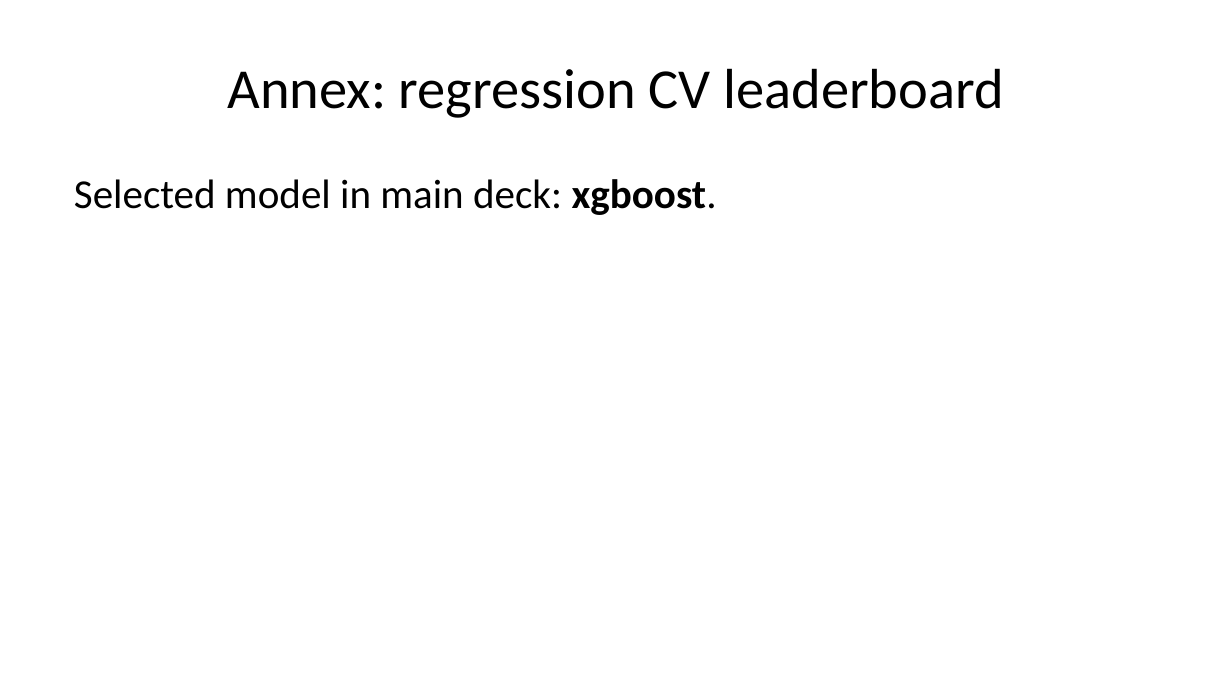
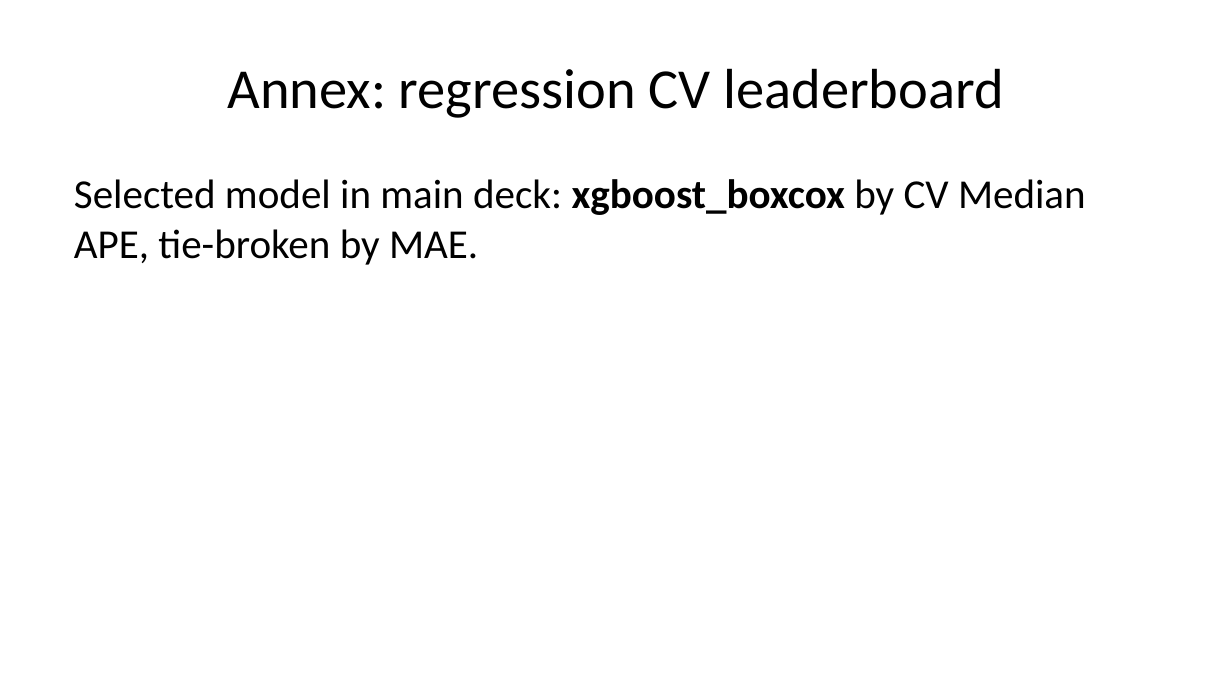
Before and after one commit to mrbungie/mib_cars_analysis, a slide deck: slide 44 of slidedeck/presentation.pptx (slide 33 before the commit). Drawn at 1232x693 pixels with LibreOffice and Linux fonts; fonts in the diff are those of the drawing. Boxes give left, top, right and bottom in pixels: in the first picture for what was removed or moved away, otherwise in the second. Text is boxed around its words. In the diff, an @@ line names an element or a change of style, - is before the commit and + after.

```diff
--- a/slidedeck/presentation.pptx
+++ b/slidedeck/presentation.pptx
@@ text at (74,179,1086,265): text changed @@
-Selected model in main deck: xgboost.
+Selected model in main deck: xgboost_boxcox by CV Median APE, tie-broken by MAE.
```
Also in this commit, not shown: 15 other slides changed, 19 slides added, 4 slides removed, 32 other files.
